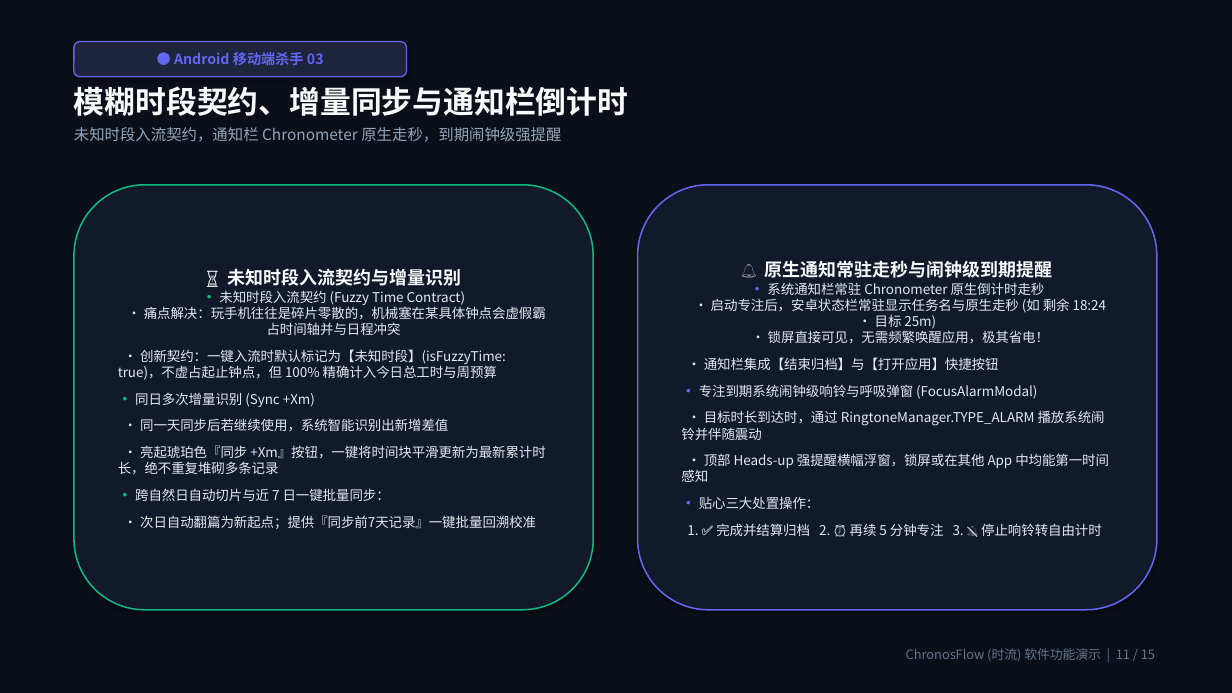
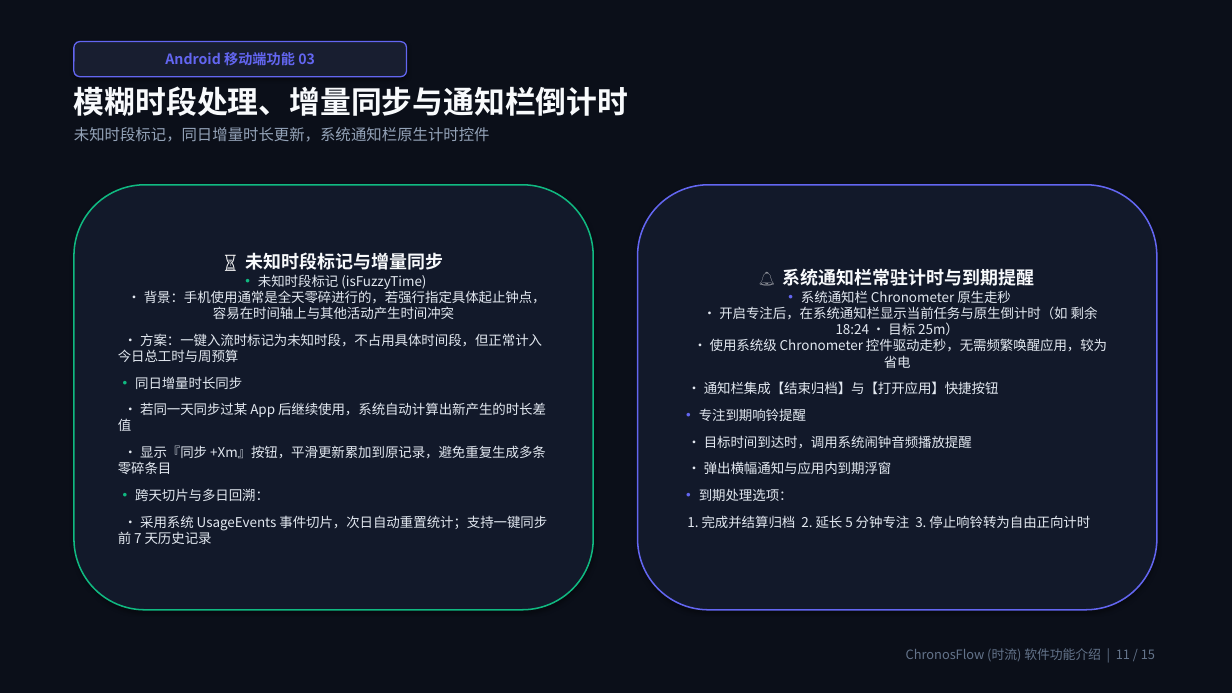
Before and after one commit to Citrus0914/ChronosFlow, a slide deck: slide 11 of 演示文稿/ChronosFlow软件功能全景介绍.pptx. Drawn at 1232x693 pixels with LibreOffice and Linux fonts; fonts in the diff are those of the drawing. Boxes give left, top, right and bottom in pixels: in the first picture for what was removed or moved away, otherwise in the second. Text is boxed around its words. In the diff, an @@ line names an element or a change of style, - is before the commit and + after.

Commit message:
style: 去除演示文稿中的夸张用语，调整为客观平实的工程技术表述

```diff
--- a/演示文稿/ChronosFlow软件功能全景介绍.pptx
+++ b/演示文稿/ChronosFlow软件功能全景介绍.pptx
@@ rounded rectangle "Android 移动端功能 03" at (74, 42, 407, 77): fill #1E243C to #181E30 @@
@@ text in rounded rectangle at (165, 52, 315, 65): text changed @@
-● Android 移动端杀手 03
+Android 移动端功能 03
@@ text at (74, 86, 628, 142): text changed @@
-模糊时段契约、增量同步与通知栏倒计时
-未知时段入流契约，通知栏 Chronometer 原生走秒，到期闹钟级强提醒
+模糊时段处理、增量同步与通知栏倒计时
+未知时段标记，同日增量时长更新，系统通知栏原生计时控件
@@ text in rounded rectangle at (118, 252, 547, 544): text changed @@
-⏳ 未知时段入流契约与增量识别
-• 未知时段入流契约 (Fuzzy Time Contract)
-• 痛点解决：玩手机往往是碎片零散的，机械塞在某具体钟点会虚假霸占时间轴并与日程冲突
-• 创新契约：一键入流时默认标记为【未知时段】(isFuzzyTime: true)，不虚占起止钟点，但 100% 精确计入今日总工时与周预算
-• 同日多次增量识别 (Sync +Xm)
-• 同一天同步后若继续使用，系统智能识别出新增差值
-• 亮起琥珀色『同步 +Xm』按钮，一键将时间块平滑更新为最新累计时长，绝不重复堆砌多条记录
-• 跨自然日自动切片与近 7 日一键批量同步：
-• 次日自动翻篇为新起点；提供『同步前7天记录』一键批量回溯校准
+⏳ 未知时段标记与增量同步
+• 未知时段标记 (isFuzzyTime)
+• 背景：手机使用通常是全天零碎进行的，若强行指定具体起止钟点，容易在时间轴上与其他活动产生时间冲突
+• 方案：一键入流时标记为未知时段，不占用具体时间段，但正常计入今日总工时与周预算
+• 同日增量时长同步
+• 若同一天同步过某 App 后继续使用，系统自动计算出新产生的时长差值
+• 显示『同步 +Xm』按钮，平滑更新累加到原记录，避免重复生成多条零碎条目
+• 跨天切片与多日回溯：
+• 采用系统 UsageEvents 事件切片，次日自动重置统计；支持一键同步前 7 天历史记录
@@ text in rounded rectangle at (687, 268, 1107, 528): text changed @@
-🔔 原生通知常驻走秒与闹钟级到期提醒
-• 系统通知栏常驻 Chronometer 原生倒计时走秒
-• 启动专注后，安卓状态栏常驻显示任务名与原生走秒 (如 剩余 18:24 · 目标 25m)
-• 锁屏直接可见，无需频繁唤醒应用，极其省电！
-• 通知栏集成【结束归档】与【打开应用】快捷按钮
-• 专注到期系统闹钟级响铃与呼吸弹窗 (FocusAlarmModal)
-• 目标时长到达时，通过 RingtoneManager.TYPE_ALARM 播放系统闹铃并伴随震动
-• 顶部 Heads-up 强提醒横幅浮窗，锁屏或在其他 App 中均能第一时间感知
-• 贴心三大处置操作：
-1. ✅ 完成并结算归档 2. ⏰ 再续 5 分钟专注 3. 🔕 停止响铃转自由计时
+🔔 系统通知栏常驻计时与到期提醒
+• 系统通知栏 Chronometer 原生走秒
+• 开启专注后，在系统通知栏显示当前任务与原生倒计时（如 剩余 18:24 · 目标 25m）
+• 使用系统级 Chronometer 控件驱动走秒，无需频繁唤醒应用，较为省电
+• 通知栏集成【结束归档】与【打开应用】快捷按钮
+• 专注到期响铃提醒
+• 目标时间到达时，调用系统闹钟音频播放提醒
+• 弹出横幅通知与应用内到期浮窗
+• 到期处理选项：
+1. 完成并结算归档 2. 延长 5 分钟专注 3. 停止响铃转为自由正向计时
@@ text at (906, 648, 1155, 661): text changed @@
-ChronosFlow (时流) 软件功能演示 | 11 / 15
+ChronosFlow (时流) 软件功能介绍 | 11 / 15
```
Also in this commit, not shown: 14 other slides changed, 4 other files.
